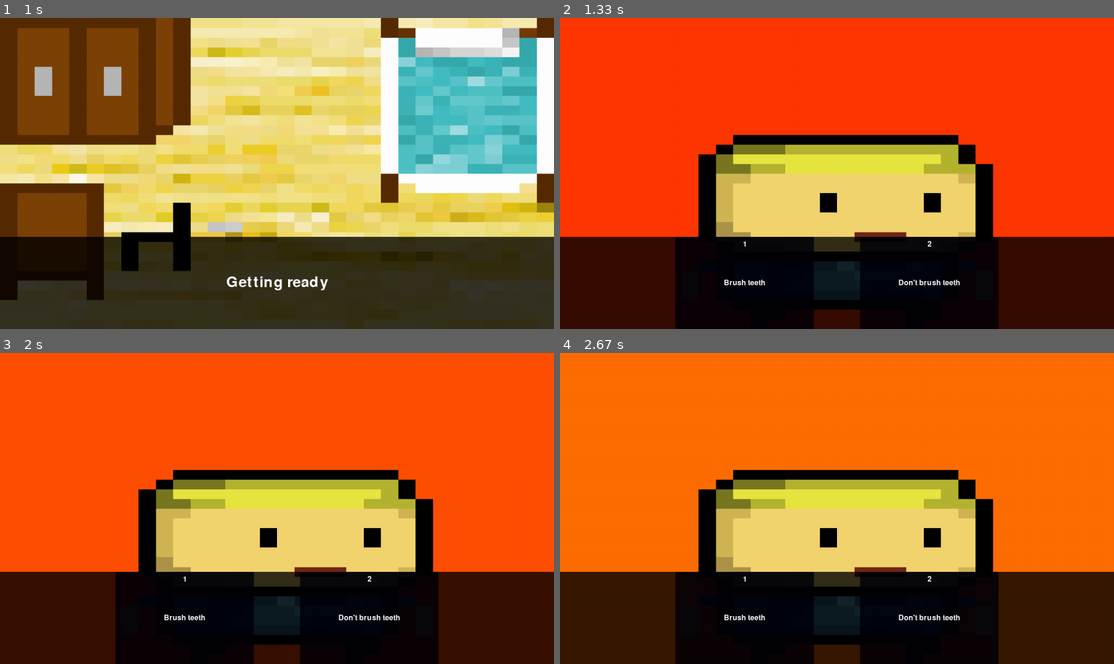
Above: before the commit, frames 1-4 (two rows, left to right).
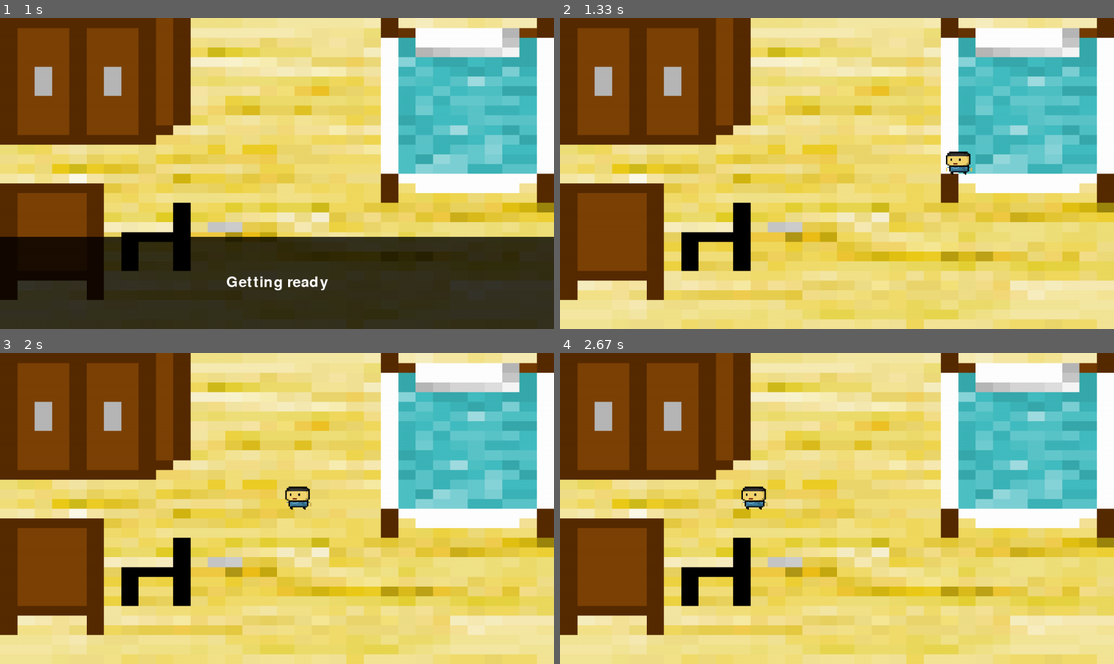
Above: after the commit, the same moments.

Repository: tymatt1/AnOrdinaryDay
Game: pygame game, started from src/main.py
Same seed, same stepped clock (60 frames per second), same inputs: the game is played once before the commit and once after it.
Inputs:
- Up to frame 1 (1 s): tap Space at 0.33 s; tap 1 at 0.67 s
- Up to frame 2 (1.33 s): tap Space at 1.07 s
- Up to frame 3 (2 s): tap Space at 1.37 s
- Up to frame 4 (2.67 s): no input

Frame 1 is identical in both runs. In frame 2, 96% of the frame differs, in the area x 0-100%, y 0-100%; in frame 3, 96%; in frame 4, 96%.

Commit message:
added walking after waking up on time

Diff:
--- a/src/scenes.py
+++ b/src/scenes.py
@@ -35,7 +35,7 @@
 dorm = Scene(None, Assets.bedroom,
              TextBox("You wake up to the sound of your alarm.\nIt is 7:30 am."),
              Decision(
-                 ("Get ready", Scene(brushTeeth, Assets.bedroom, TextBox("Getting ready")), Character(Assets.main.stillLeft, (100, 80), (900, 260), (10, 260), 2.5)),
+                 ("Get ready", Scene(brushTeeth, Assets.bedroom, TextBox("Getting ready"), Character(Assets.main.stillLeft, (100, 80), (900, 260), (100, 260), 2.5)),),
                  ("Go back to sleep", Scene(wakeAt9, Assets.bedroom, TextBox("Sleeping"))),
                  ("Snooze alarm", Scene(wakeAt8, Assets.bedroom, TextBox("Sleeping"))),
                  staticsTemp = StaticsList()
